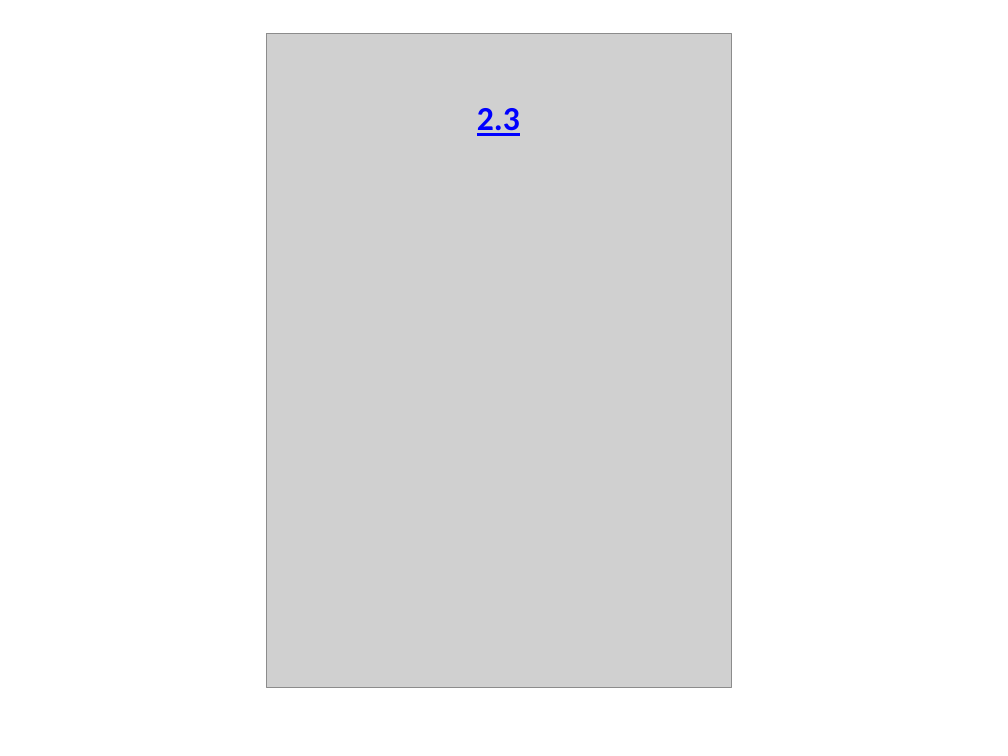
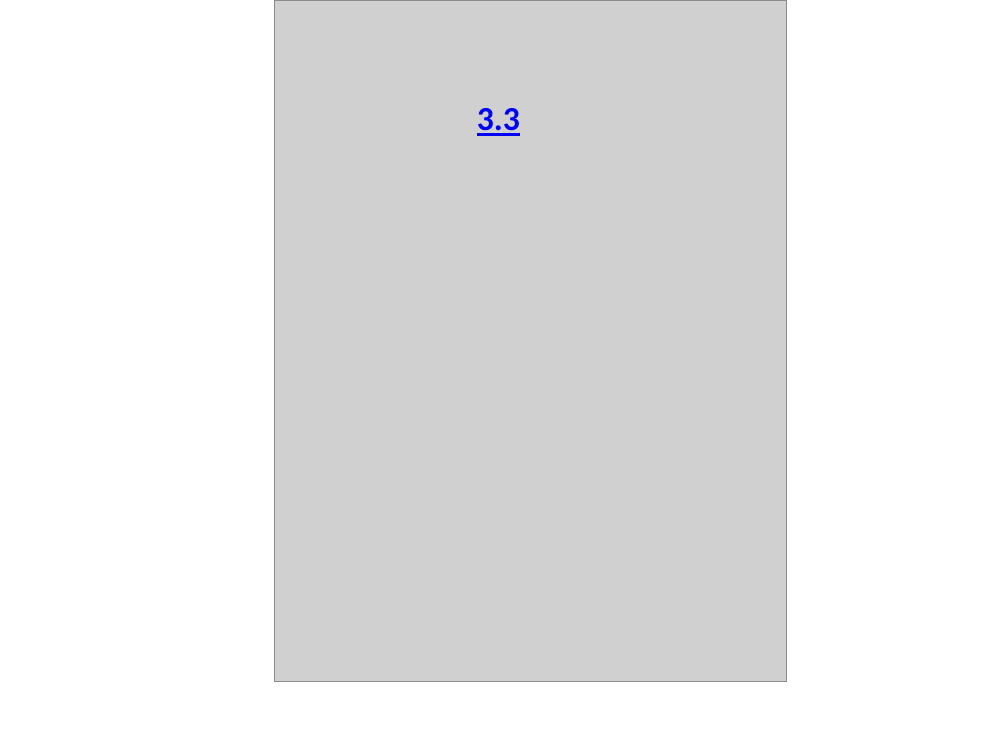
Before and after one commit to MTeeIT/Do_An_MH, a slide deck: slide 8 of Giao dien/cay giao dien/Cây_PP.pptx (slide 6 before the commit). Drawn at 1008x756 pixels with LibreOffice and Linux fonts; fonts in the diff are those of the drawing; grey boxes stand for pictures. Boxes give left, top, right and bottom in pixels: in the first picture for what was removed or moved away, otherwise in the second. Text is boxed around its words. In the diff, an @@ line names an element or a change of style, - is before the commit and + after.

```diff
--- a/Giao dien/cay giao dien/Cây_PP.pptx
+++ b/Giao dien/cay giao dien/Cây_PP.pptx
@@ picture: place and size @@
-picture at box(266, 33, 731, 687)
+picture at box(274, 0, 786, 681)
@@ text at box(477, 108, 520, 136): text changed @@
-2.3
+3.3
```
Also in this commit, not shown: 4 other slides changed, 3 slides added, 1 slide removed, 3 other files.
